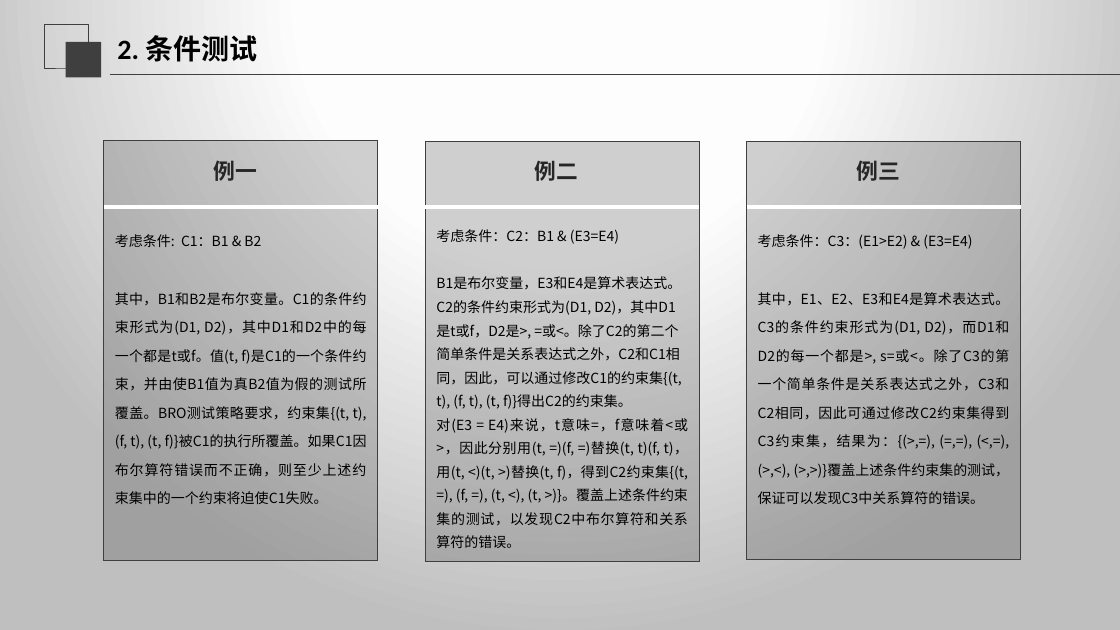
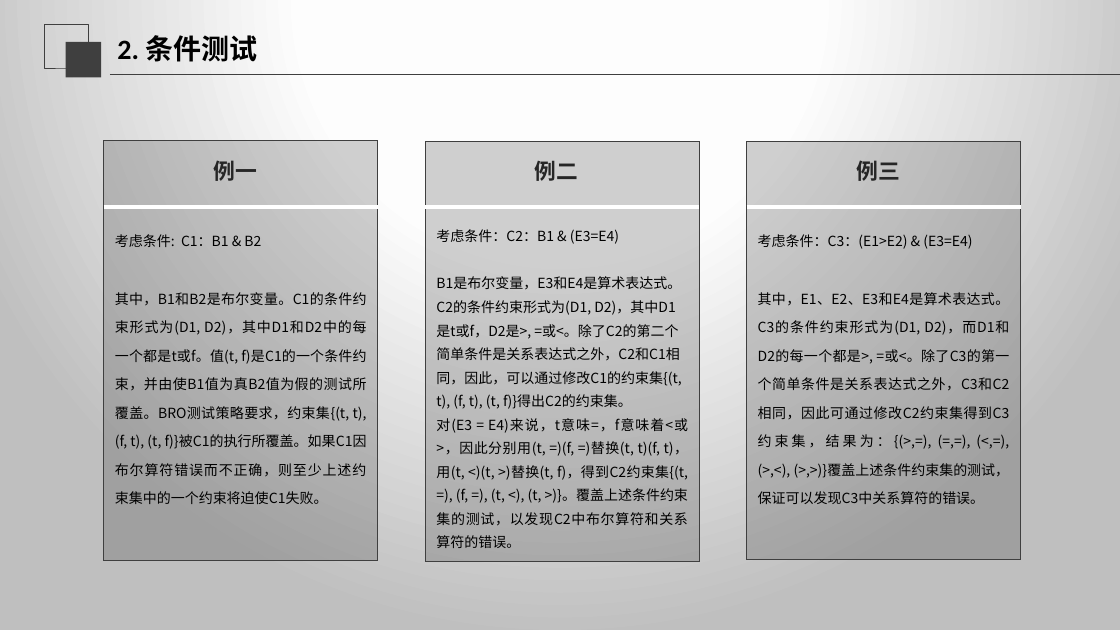
Before and after one commit to SE2020-G02/OurSudoku, a slide deck: slide 53 of SE2020-G02-实现阶段/翻转课堂 7.6白盒测试.pptx. Drawn at 1120x630 pixels with LibreOffice and Linux fonts; fonts in the diff are those of the drawing. Boxes give left, top, right and bottom in pixels: in the first picture for what was removed or moved away, otherwise in the second. Text is boxed around its words. In the diff, an @@ line names an element or a change of style, - is before the commit and + after.

Commit message:
测试计划修订

```diff
--- a/SE2020-G02-实现阶段/翻转课堂 7.6白盒测试.pptx
+++ b/SE2020-G02-实现阶段/翻转课堂 7.6白盒测试.pptx
@@ text at (758, 292, 1010, 504): text changed @@
-其中，E1、E2、E3和E4是算术表达式。C3的条件约束形式为(D1, D2)，而D1和D2的每一个都是>, s=或<。除了C3的第一个简单条件是关系表达式之外，C3和C2相同，因此可通过修改C2约束集得到C3约束集，结果为：{(>,=), (=,=), (<,=), (>,<), (>,>)}覆盖上述条件约束集的测试，保证可以发现C3中关系算符的错误。
+其中，E1、E2、E3和E4是算术表达式。C3的条件约束形式为(D1, D2)，而D1和D2的每一个都是>, =或<。除了C3的第一个简单条件是关系表达式之外，C3和C2相同，因此可通过修改C2约束集得到C3约束集，结果为：{(>,=), (=,=), (<,=), (>,<), (>,>)}覆盖上述条件约束集的测试，保证可以发现C3中关系算符的错误。
```
Also in this commit, not shown: 3 other slides changed, 1 other file.
